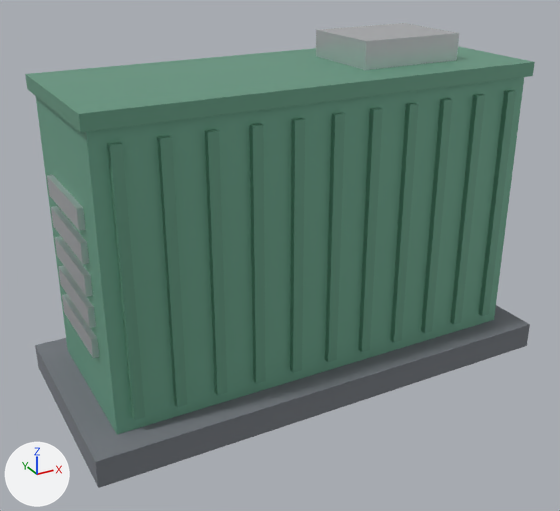
The glTF model frontend/public/models/battery.glb: old version first, new version second.
One viewpoint serves both versions: a camera (50 mm lens) standing at (-6.66, -11.75, 8.13) and looking at (-0.31, -0.2, 2.35). Every picture has the same lights, and +X, +Y and +Z are marked at lower left. The first picture is the older version. Where no turn or scale is listed for an object, it has been applied to the vertices.

In view in the first picture: 'body', 'exhaust', 'pad', 'rib', 'rib_11', 'rib_13', 'rib_15', 'rib_3', 'rib_5', 'rib_7', 'rib_9', 'roof' and 8 more.
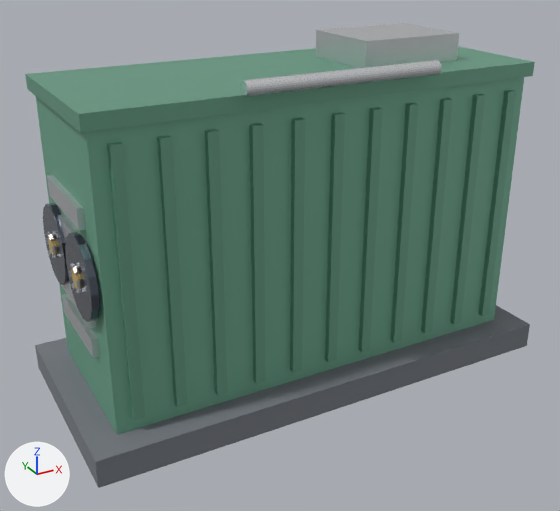
What the commit changed:
Material 'fan_housing' (mat_fan_housing) is new.
Its base color is (0.122, 0.141, 0.18) (greyish blue #626976).
Its metallic is 0.8.
Its roughness is 0.2.
Material 'chrome' (mat_chrome) is new.
Its base color is (0.886, 0.91, 0.941) (white #f2f5f8).
Its metallic is 0.95.
Its roughness is 0.1.
Mesh me_fan_hub_2 is new.
It is a 12-sided cylinder along x spanning x -4.21..-4.05, y -0.93..-0.57, z 2.82..3.18.
It uses material mat_terminal (yellow #edd083).
Mesh me_fan_ring_2 is new.
It is a 16-sided cylinder along x spanning x -4.16..-4.04, y -1.45..-0.05, z 2.3..3.7.
It uses material mat_fan_housing (greyish blue #626976).
Mesh me_fan_hub is new.
It is a 12-sided cylinder along x spanning x -4.21..-4.05, y 0.57..0.93, z 2.82..3.18.
It uses material mat_terminal (yellow #edd083).
Mesh me_fan_ring is new.
It is a 16-sided cylinder along x spanning x -4.16..-4.04, y 0.05..1.45, z 2.3..3.7.
It uses material mat_fan_housing (greyish blue #626976).
Mesh me_conduit_pipe is new.
It has 50 vertices, 96 faces and spans x -1.75..1.75, y -1.87..-1.63, z 5.73..5.97.
It uses material mat_chrome (white #f2f5f8).
Object 'fan_hub_2' (ob_fan_hub_2) is new; it shows me_fan_hub_2.
Its location is (0.0, 0.0, 0.0).
Object 'fan_ring_2' (ob_fan_ring_2) is new; it shows me_fan_ring_2.
Its location is (0.0, 0.0, 0.0).
Object 'fan_hub' (ob_fan_hub) is new; it shows me_fan_hub.
Its location is (0.0, 0.0, 0.0).
Object 'fan_ring' (ob_fan_ring) is new; it shows me_fan_ring.
Its location is (0.0, 0.0, 0.0).
Object 'conduit_pipe' (ob_conduit_pipe) is new; it shows me_conduit_pipe.
Its location is (0.0, 0.0, 0.0).

Where the change shows, as pixel boxes (x1, y1, x2, y2) in the pictures (560 x 511 px):
'conduit_pipe', added: after (240, 60, 442, 97)
'fan_ring_2', added: after (65, 232, 100, 322)
'fan_ring', added: after (43, 203, 69, 285)
'fan_hub_2', added: after (71, 267, 81, 289)
'fan_hub', added: after (48, 237, 57, 255)
